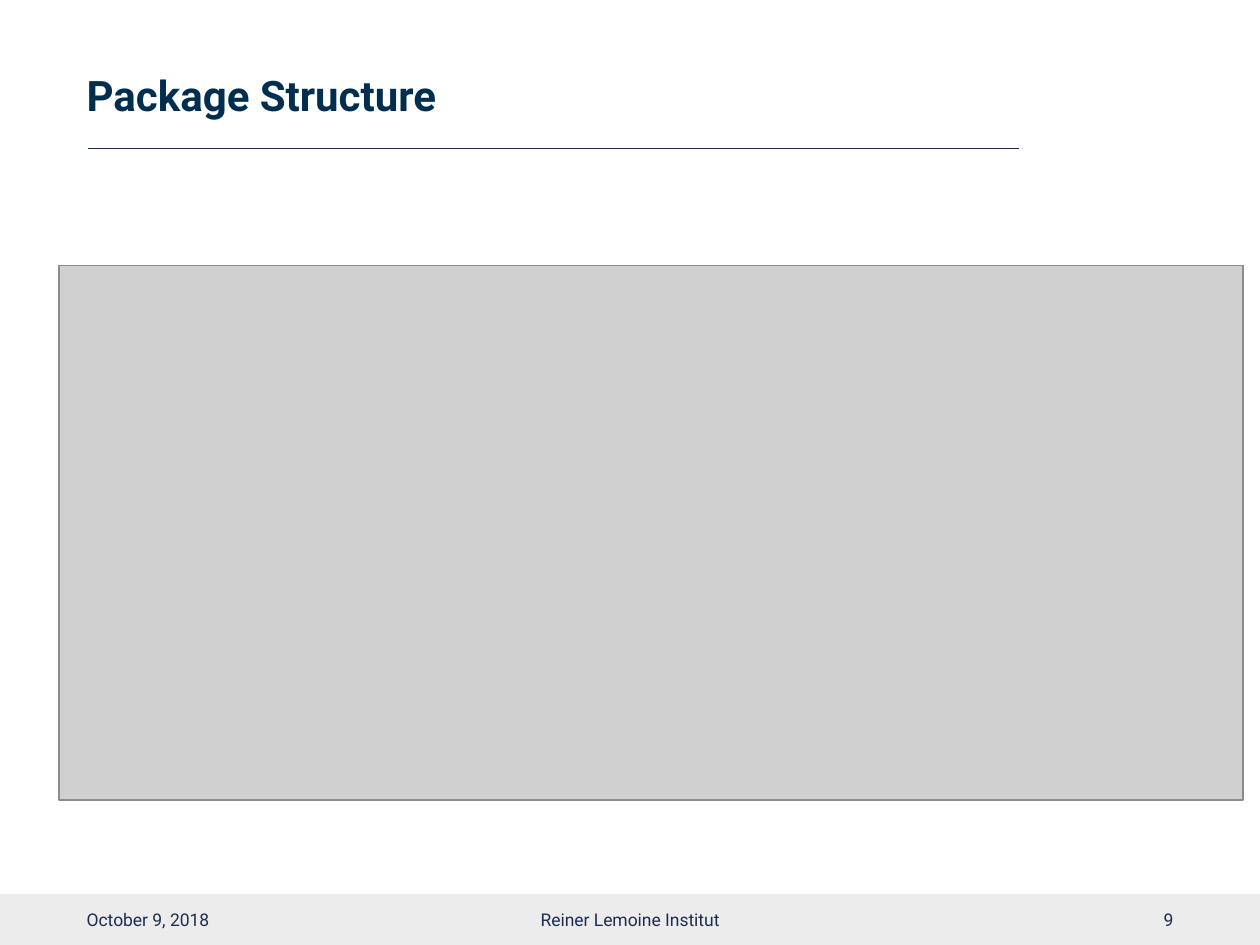
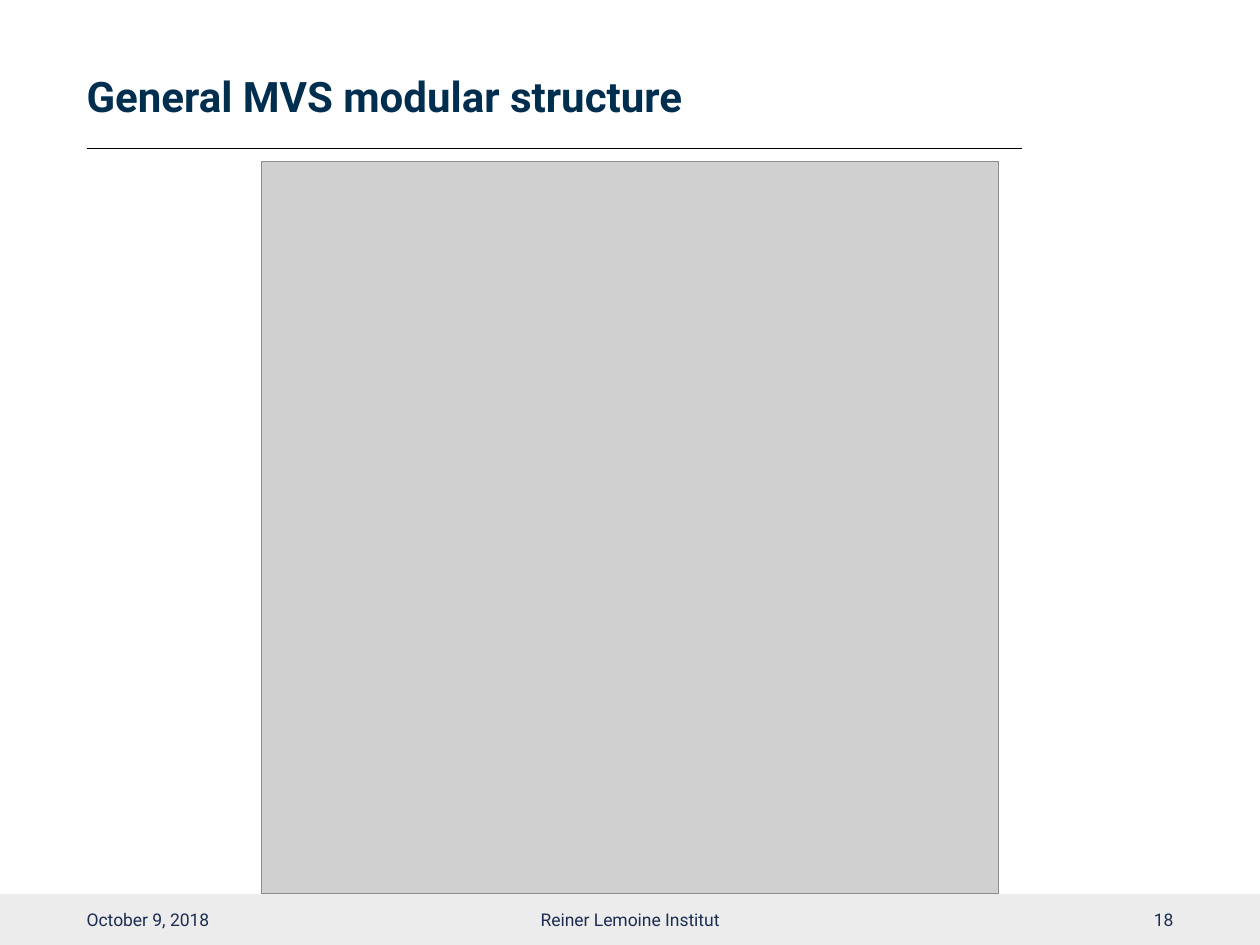
Before and after one commit to smartie2076/oemof_workshop, a slide deck: slide 19 of Oemof_Workshop_09_MVS.pptx (slide 10 before the commit). Drawn at 1260x945 pixels with LibreOffice and Linux fonts; fonts in the diff are those of the drawing; grey boxes stand for pictures; background and template pictures are left out. Boxes give left, top, right and bottom in pixels: in the first picture for what was removed or moved away, otherwise in the second. Text is boxed around its words. In the diff, an @@ line names an element or a change of style, - is before the commit and + after.

```diff
--- a/Oemof_Workshop_09_MVS.pptx
+++ b/Oemof_Workshop_09_MVS.pptx
@@ title at <box>87,80,682,113</box>: text changed @@
-Package Structure
+General MVS modular structure
@@ line (87, 149) - (1022, 149): stroke #1C2D51 0.5 pt to #000000 0.5 pt @@
@@ picture: place and size @@
-picture at <box>59,266,1244,800</box>
+picture at <box>262,161,999,893</box>
@@ page number at <box>1154,913,1174,926</box>: text changed @@
-9
+18
```
Also in this commit, not shown: 4 other slides changed, 26 slides added, 20 slides removed, 2 other files.
